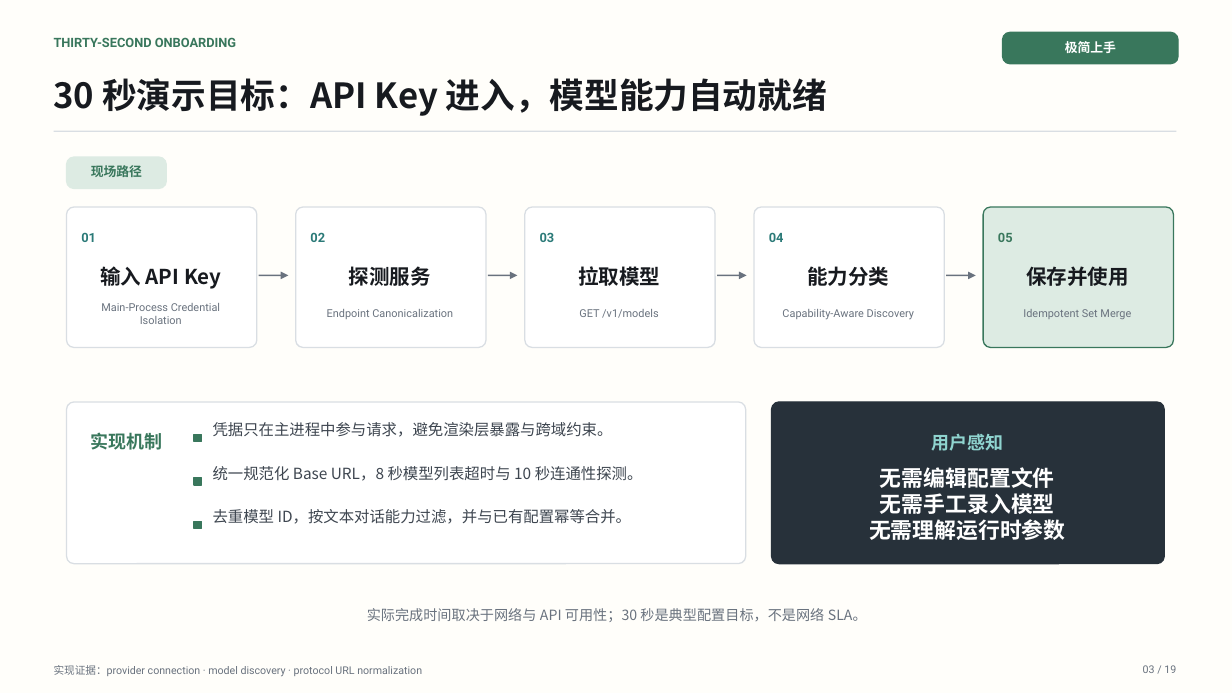
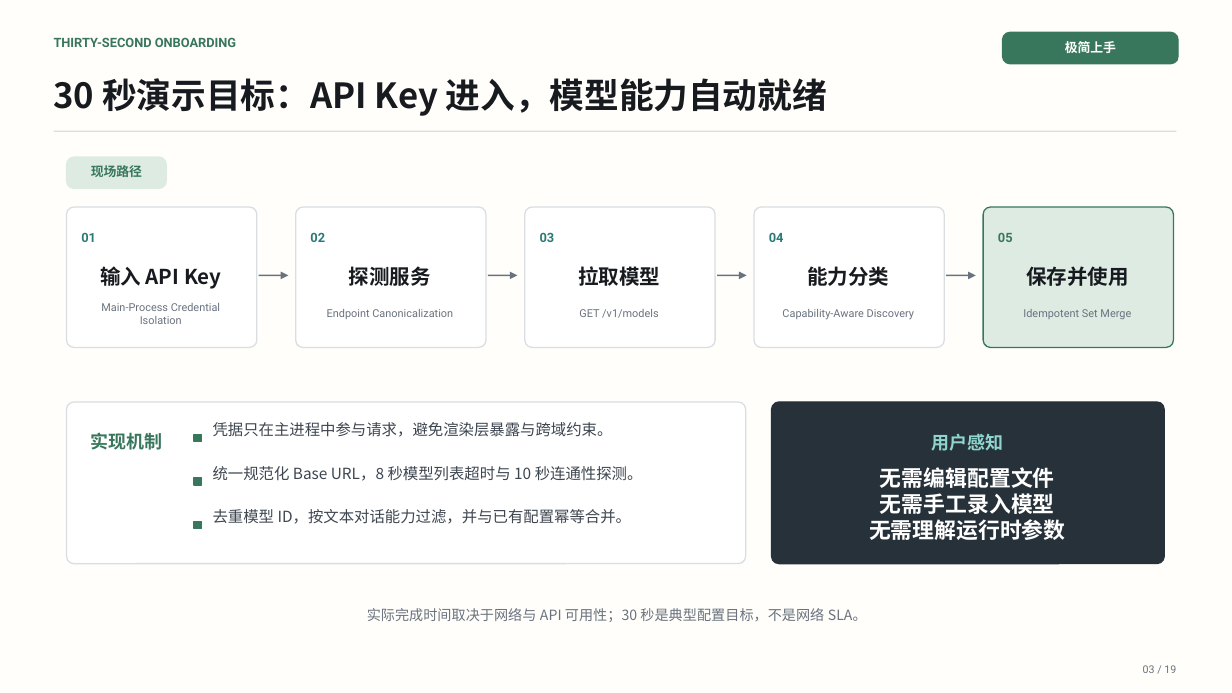
Before and after one commit to 2830500285/BAI-Work, a slide deck: slide 3 of docs/presentation/BAI-Work-Defense-Deck.pptx. Drawn at 1232x693 pixels with LibreOffice and Linux fonts; fonts in the diff are those of the drawing. Boxes give left, top, right and bottom in pixels: in the first picture for what was removed or moved away, otherwise in the second. Text is boxed around its words. In the diff, an @@ line names an element or a change of style, - is before the commit and + after.

```diff
--- a/docs/presentation/BAI-Work-Defense-Deck.pptx
+++ b/docs/presentation/BAI-Work-Defense-Deck.pptx
@@ text removed at bbox=[54, 665, 422, 676] @@
-实现证据：provider connection · model discovery · protocol URL normalization
```
Also in this commit, not shown: 16 other slides changed, 1 other file.
